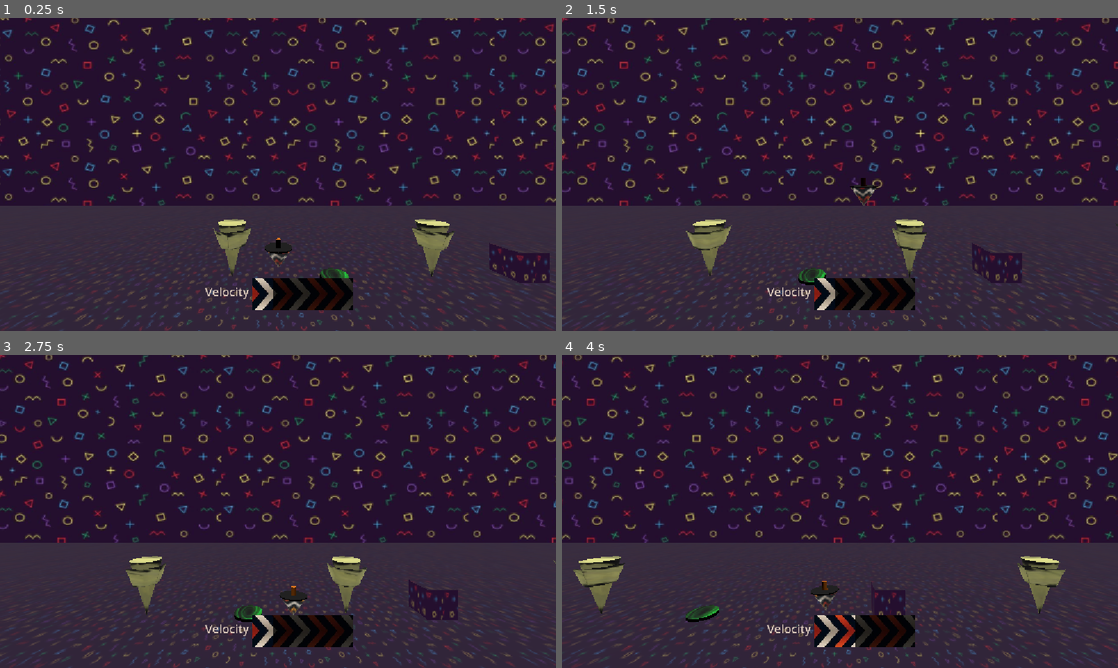
Above: before the commit, frames 1-4 (two rows, left to right).
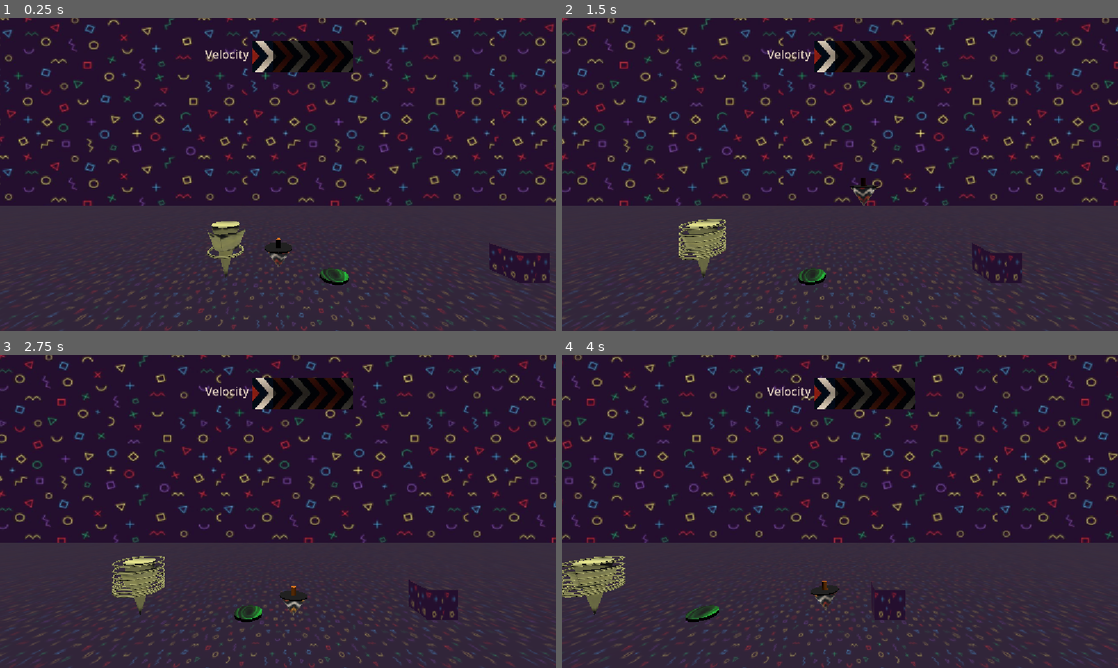
Above: after the commit, the same moments.

Repository: Tal1762/JuniperGameJam
Game: Godot game, scene res://space.tscn
The game is run twice, just before and just after one commit, with the same random seed, the same clock (stepped at 60 frames per second) and the same inputs.
Inputs:
- Up to frame 1 (0.25 s): no input
- Up to frame 2 (1.5 s): hold D (right) 0.53-1.28 s; hold A (left) from 1.28 s (still down)
- Up to frame 3 (2.75 s): release A (left) at 2.03 s; hold D (right) from 2.03 s (still down)
- Up to frame 4 (4 s): release D (right) at 3.53 s; hold A (left) from 3.53 s (still down)

The runs differ from the first frame. In frame 1, 4.8% of the frame differs, in the area x 36-82%, y 7-94%; in frame 2, 4.9%; in frame 3, 5.0%; in frame 4, 5.3%, in the area x 0-91%, y 7-94%.

Commit message:
tornado particles + progress bar moved

Diff:
--- a/space.tscn
+++ b/space.tscn
@@ -72,13 +72,4 @@
 player = NodePath("../Top")
 
 [node name="Tornado" parent="." unique_id=715637884 instance=ExtResource("6_w5eul")]
-transform = Transform3D(1, 0, 0, 0, 1, 0, 0, 0, 1, 5.51737, 1.4833992, 0)
-
-[node name="Tornado2" parent="." unique_id=1364335532 instance=ExtResource("6_w5eul")]
-transform = Transform3D(1, 0, 0, 0, 1, 0, 0, 0, 1, 14.118111, 1.4833992, 0)
-
-[node name="Tornado3" parent="." unique_id=591951771 instance=ExtResource("6_w5eul")]
-transform = Transform3D(1, 0, 0, 0, 1, 0, 0, 0, 1, 23.812227, 1.4833992, 0)
-
-[node name="Tornado4" parent="." unique_id=886211090 instance=ExtResource("6_w5eul")]
-transform = Transform3D(1, 0, 0, 0, 1, 0, 0, 0, 1, -1.6670666, 1.4833992, 0)
+transform = Transform3D(1, 0, 0, 0, 1, 0, 0, 0, 1, -1.8952186, 1.4268758, 0)
--- a/speed_bar.tscn
+++ b/speed_bar.tscn
@@ -8,9 +8,9 @@
 layout_mode = 3
 anchors_preset = 0
 offset_left = 425.0
-offset_top = 550.0
+offset_top = 58.0
 offset_right = 465.0
-offset_bottom = 590.0
+offset_bottom = 98.0
 scale = Vector2(0.5, 0.5)
 script = ExtResource("1_vpsb5")
 
--- a/tornado.tscn
+++ b/tornado.tscn
@@ -4,6 +4,8 @@
 [ext_resource type="Script" uid="uid://d2ecpyc4dvw5l" path="res://tornado.gd" id="1_ohrl4"]
 [ext_resource type="ArrayMesh" uid="uid://3w3eb1t7o88v" path="res://tornado1.obj" id="2_ohrl4"]
 [ext_resource type="Script" uid="uid://xvnbrmbshwcg" path="res://layer.gd" id="3_xk6o3"]
+[ext_resource type="TorusMesh" uid="uid://dujmalynkv7x4" path="res://tornado_mesh.tres" id="5_5nx0n"]
+[ext_resource type="Script" uid="uid://bg7tyeqa4yrd8" path="res://tornado_particles.gd" id="5_xk6o3"]
 
 [sub_resource type="StandardMaterial3D" id="StandardMaterial3D_i8kgn"]
 albedo_texture = ExtResource("1_b05kn")
@@ -16,6 +18,9 @@
 
 [sub_resource type="StandardMaterial3D" id="StandardMaterial3D_phyje"]
 albedo_texture = ExtResource("1_b05kn")
+
+[sub_resource type="ParticleProcessMaterial" id="ParticleProcessMaterial_ohrl4"]
+gravity = Vector3(0, 2, 0)
 
 [node name="Tornado" type="Area3D" unique_id=715637884]
 script = ExtResource("1_ohrl4")
@@ -33,7 +38,13 @@
 mesh = ExtResource("2_ohrl4")
 script = ExtResource("3_xk6o3")
 
-[node name="Camera3D" type="Camera3D" parent="." unique_id=1607806800]
-transform = Transform3D(1, 0, 0, 0, 1, 0, 0, 0, 1, 0, 0, 1)
+[node name="tornado_particles" type="GPUParticles3D" parent="." unique_id=1351648358]
+process_material = SubResource("ParticleProcessMaterial_ohrl4")
+draw_pass_1 = ExtResource("5_5nx0n")
+script = ExtResource("5_xk6o3")
+tornadoparticles = ExtResource("5_5nx0n")
+
+[node name="Camera3D" type="Camera3D" parent="." unique_id=1431270605]
+transform = Transform3D(1, 0, 0, 0, 1, 0, 0, 0, 1, 0, 1.1143168, 2)
 
 [connection signal="body_entered" from="." to="." method="_on_body_entered"]
--- /dev/null
+++ b/tornado_mesh.tres
@@ -0,0 +1,11 @@
+[gd_resource type="TorusMesh" format=3 uid="uid://dujmalynkv7x4"]
+
+[ext_resource type="Texture2D" uid="uid://dqesrxx0vado0" path="res://tornado.png" id="1_1njhn"]
+
+[sub_resource type="StandardMaterial3D" id="StandardMaterial3D_5nx0n"]
+albedo_texture = ExtResource("1_1njhn")
+
+[resource]
+material = SubResource("StandardMaterial3D_5nx0n")
+inner_radius = 0.568
+outer_radius = 0.623
--- /dev/null
+++ b/tornado_particles.gd
@@ -0,0 +1,22 @@
+extends GPUParticles3D
+
+
+# Called when the node enters the scene tree for the first time.
+func _ready() -> void:
+	pass # Replace with function body.
+
+@export var tornadoparticles:TorusMesh
+var inc_rad = false
+
+# Called every frame. 'delta' is the elapsed time since the previous frame.
+func _process(delta: float) -> void:
+	if inc_rad:
+		tornadoparticles.inner_radius += 0.001
+		tornadoparticles.outer_radius += 0.001
+	else:
+		tornadoparticles.inner_radius -= 0.001
+		tornadoparticles.outer_radius -= 0.001
+	if tornadoparticles.inner_radius > 0.8 or tornadoparticles.outer_radius > 0.8:
+		inc_rad = false
+	if tornadoparticles.inner_radius < 0.60 or tornadoparticles.outer_radius < 0.60:
+		inc_rad = true
Not shown, added: tornado_particles.gd.uid
